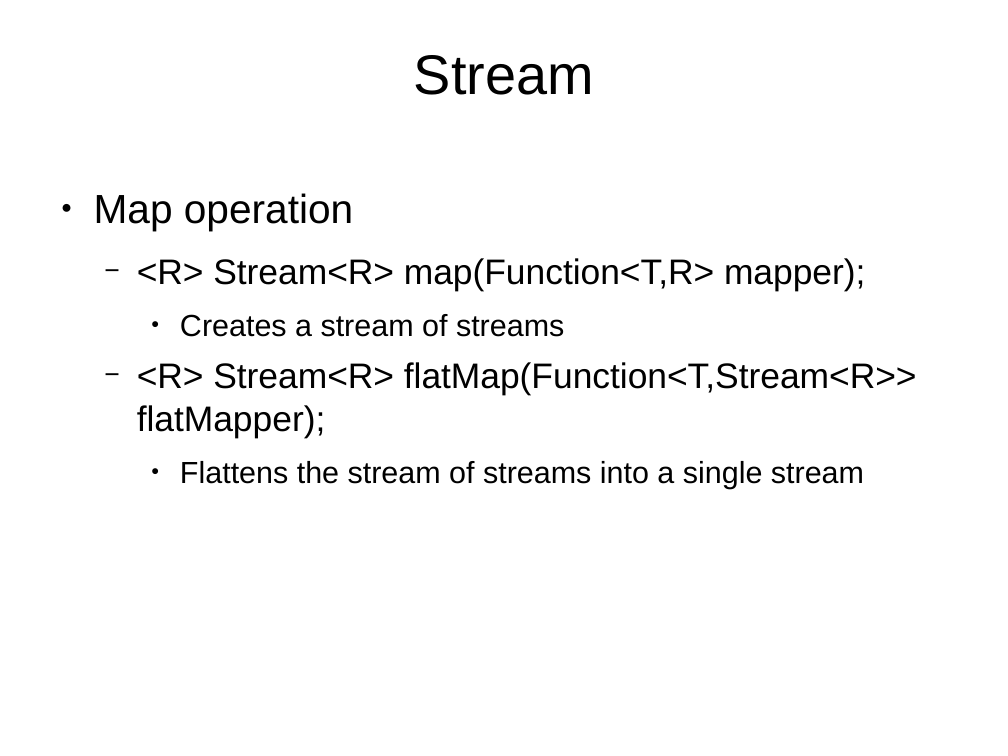
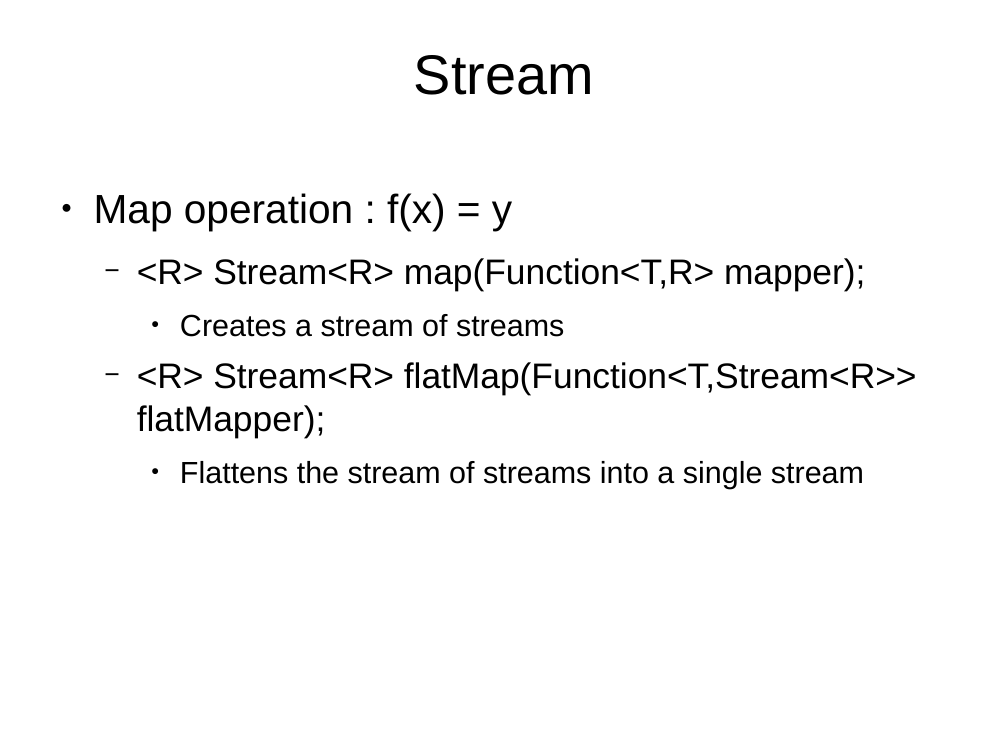
Before and after one commit to shikha-desai/Internship_PreWork, a slide deck: slide 85 of Java/Java_Notes.odp. Drawn at 1008x756 pixels with LibreOffice and Linux fonts; fonts in the diff are those of the drawing; background and template pictures are left out. Boxes give left, top, right and bottom in pixels: in the first picture for what was removed or moved away, otherwise in the second. Text is boxed around its words. In the diff, an @@ line names an element or a change of style, - is before the commit and + after.

```diff
--- a/Java/Java_Notes.odp
+++ b/Java/Java_Notes.odp
@@ text at [94, 193, 512, 230]: text changed @@
-● Map operation
+● Map operation : f(x) = y
```
Also in this commit, not shown: 6 other files.
